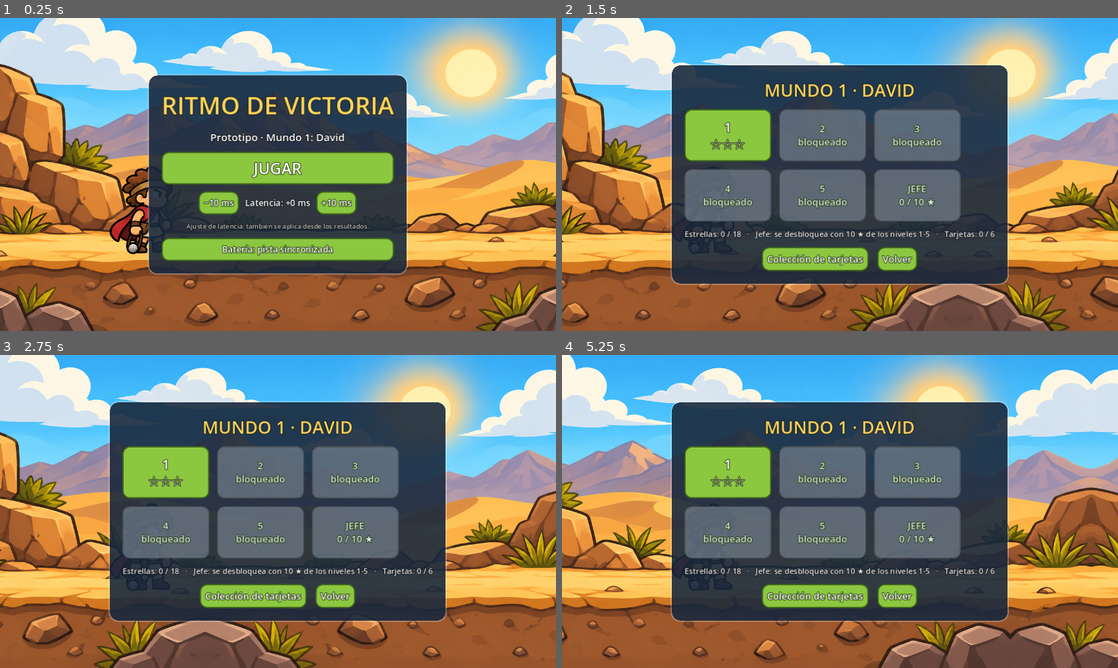
Above: before the commit, frames 1-4 (two rows, left to right).
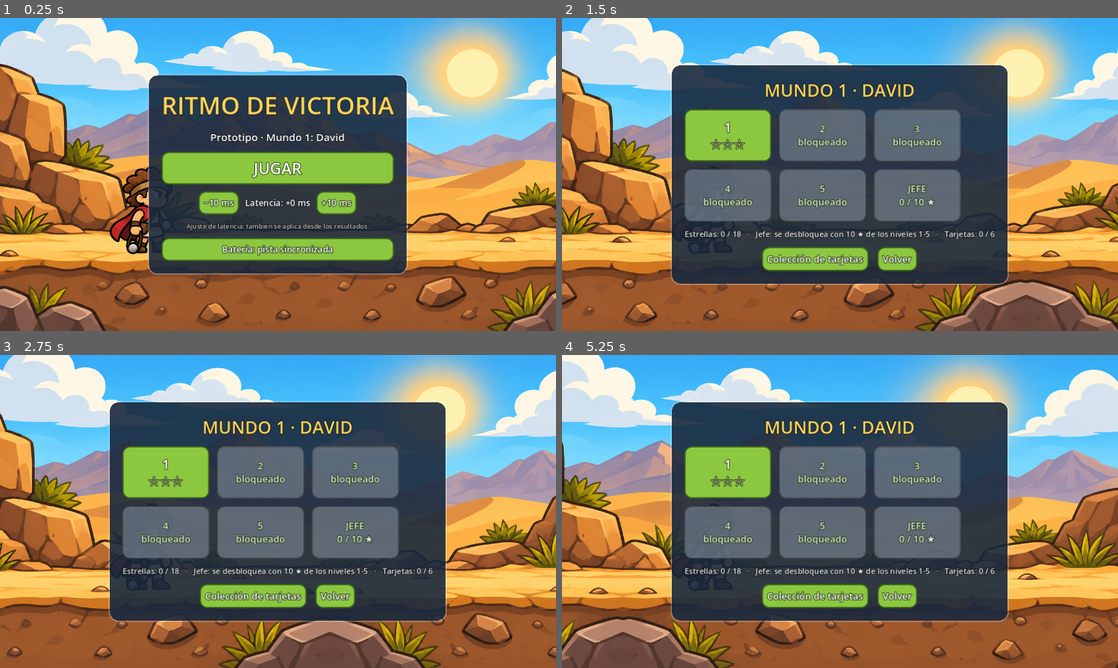
Above: after the commit, the same moments.

Repository: gusuavomagneto/ritmo_de_victoria
Game: Godot game, scene res://scenes/main.tscn
The game is run twice, just before and just after one commit, with the same random seed, the same clock (stepped at 60 frames per second) and the same inputs. Sound files missing from this copy of the repository are replaced by a short silence.
Inputs (mouse positions are in pixels of both pictures, inside the frame that each line leads up to):
- Up to frame 1 (0.25 s): no input
- Up to frame 2 (1.5 s): click "JUGAR" at 0.5 s; tap Enter at 1.25 s; move the mouse to (962, 158) at 1.27 s; hold Right from 1.28 s (still down); tap F at 1.35 s; click (962, 158) at 1.42 s
- Up to frame 3 (2.75 s): move the mouse to (166, 527) at 2.02 s; release Right at 2.03 s; hold Left from 2.03 s (still down); tap Z at 2.1 s
- Up to frame 4 (5.25 s): move the mouse to (895, 442) at 2.77 s; release Left at 2.78 s; hold Right 2.78-4.28 s; tap one key every 0.75 s from 2.85 s: J X P F; move the mouse to (812, 574) at 3.52 s; click (812, 574) at 3.67 s; move the mouse to (1006, 558) at 4.27 s; hold Left from 4.28 s (still down); move the mouse to (673, 464) at 5.02 s

The runs differ from the first frame. In frame 1, 9.5% of the frame differs, in the area x 0-100%, y 0-100%; in frame 2, 19%; in frame 3, 25%; in frame 4, 30%.

Commit message:
Sensación de golpe (referencia Audio Ninja): enemigos más lentos, salto de David, enemigo que vuela hacia atrás y destello de impacto
Co-Authored-By: Claude Opus 5.5 <noreply@anthropic.com>
Claude-Session: https://claude.ai/code/session_019rwNaevQ7PVLcZ7utPtNry

Diff:
--- a/scripts/main.gd
+++ b/scripts/main.gd
@@ -44,7 +44,7 @@
 const HIT_X := 440.0          # punto de choque con los enemigos
 const GROUND_Y := 545.0
 const CHAR_SCALE := 1.25
-const SPEED := 640.0          # px por segundo de los enemigos
+const SPEED := 450.0          # px por segundo de los enemigos (más lento: se lee la frase completa)
 const WIN_PERFECT := 0.05     # ± segundos
 const WIN_GOOD := 0.10
 const WIN_OK := 0.15
@@ -119,6 +119,8 @@
 var last_a := -10.0
 var last_b := -10.0
 var last_hit := -10.0
+var flashes: Array = []         # destellos de impacto
+const LEAP_TIME := 0.26         # duración del salto de David hacia el enemigo
 var last_kind_a := "cayado"     # animación del último toque al escudo de acero
 var last_throw_t := -10.0       # último lanzamiento de piedra (honda)
 var honda_spin_t := -10.0       # (reservado)
@@ -669,6 +671,7 @@
 	counts = {"Perfecto": 0, "Bien": 0, "Justo": 0, "Fallo": 0}
 	deltas.clear()
 	popups.clear()
+	flashes.clear()
 	stones.clear()
 	boss_hits = 0
 	goliath_state = "hidden"
@@ -913,6 +916,7 @@
 		_hit_sound(n, d, "golpe_jefe")
 	else:
 		last_hit = now
+		flashes.append({"t": now, "pos": Vector2(HIT_X + 45, GROUND_Y - 120), "big": res == "Perfecto"})
 		_hit_sound(n, d, "snare" if n.type == "A" else "kick")
 	if has_honda and n.type != "H" and res != "Justo":
 		honda_charge = mini(HONDA_CHARGE, honda_charge + 1)
@@ -1077,7 +1081,7 @@
 func _take_shot(tag: float) -> void:
 	await RenderingServer.frame_post_draw
 	var img := get_viewport().get_texture().get_image()
-	img.save_png("/tmp/shot_%d.png" % int(tag))
+	img.save_png("/tmp/shot_%d.png" % (int(tag) if tag >= 900.0 else int(round(tag * 100.0))))
 	print("shot ", tag)
 
 
@@ -1098,6 +1102,7 @@
 		_draw_thumb_buttons(vs)
 		_draw_hud(vs)
 		_draw_tutorial(vs)
+	_draw_flashes()
 	_draw_popups()
 	if celebrating:
 		_draw_celebration(vs)
@@ -1270,10 +1275,11 @@
 	var playing := state == State.PLAYING or state == State.PAUSED
 	var dash := 0.0
 	var age := now - last_hit
-	if playing and age >= 0.0 and age < 0.22:
-		dash = sin(age / 0.22 * PI)
+	if playing and age >= 0.0 and age < LEAP_TIME:
+		dash = sin(age / LEAP_TIME * PI)
 	var run := absf(sin(bg_time * 9.0 * PI)) if playing else 0.0
-	var pos := Vector2(HERO_X - 20 + dash * 70, GROUND_Y - dash * 30 - run * 6)
+	# salto hacia el enemigo: avanza y se eleva para encontrarlo en el aire
+	var pos := Vector2(HERO_X - 20 + dash * 115, GROUND_Y - dash * 85 - run * 6)
 	if celebrating:
 		var ph := fmod(bg_time - celebrate_start, JUMP_PERIOD) / (JUMP_PERIOD * 0.6)
 		if ph < 1.0:
@@ -1476,14 +1482,12 @@
 		if n.result == "Fallo":
 			draw_set_transform(Vector2(HERO_X - age * SPEED, GROUND_Y), 0, sc)
 			_draw_soldier(n.type, 1.0 - age, true, false, false, n.t * 0.37)
-		elif n.type == "A":
-			var hp := Vector2(HIT_X + 50 + age * 750, GROUND_Y - age * 700 + 1600 * age * age)
-			draw_set_transform(hp, age * 2.5, sc)
-			_draw_soldier("A", 1.0 - age, true, false, true, n.t * 0.37)
 		else:
-			var fp := Vector2(HIT_X + 50 + age * 950, GROUND_Y - age * 320 + 900 * age * age)
-			draw_set_transform(fp, -age * 3.0, sc)
-			_draw_soldier("B", 1.0 - age, false, false, true, n.t * 0.37)
+			# sale volando hacia atrás, por arriba del héroe, girando hacia la esquina superior izquierda
+			var side := 1.0 if n.type == "A" else 0.85
+			var fp := Vector2(HIT_X + 60 - age * 650 * side, GROUND_Y - 40 - age * 1100 + 900 * age * age)
+			draw_set_transform(fp, -age * 7.0, sc)
+			_draw_soldier(n.type, clampf(1.0 - (age - 0.55) / 0.35, 0, 1), n.type == "A", false, true, n.t * 0.37)
 		draw_set_transform(Vector2.ZERO)
 
 
@@ -1689,6 +1693,35 @@
 		_text(Vector2(0, 200), "¡Llegó GOLIAT!  Piedras doradas → escudo de ACERO", 36, Color(1, 0.85, 0.35), HORIZONTAL_ALIGNMENT_CENTER, vs.x)
 
 
+func _star(c: Vector2, r: float, rot: float, col: Color) -> void:
+	var pts := PackedVector2Array()
+	for k in 10:
+		var rr := r if k % 2 == 0 else r * 0.45
+		var a := rot + k * PI / 5.0 - PI / 2.0
+		pts.append(c + Vector2(cos(a), sin(a)) * rr)
+	draw_colored_polygon(pts, col)
+
+
+func _draw_flashes() -> void:
+	var i := flashes.size() - 1
+	while i >= 0:
+		var fl: Dictionary = flashes[i]
+		var age: float = now - fl.t
+		if age < 0.0 or age > 0.3:
+			flashes.remove_at(i)
+		else:
+			var k := age / 0.3
+			var a := 1.0 - k
+			var p: Vector2 = fl.pos
+			var big: bool = fl.big
+			draw_circle(p, 18 + k * (75 if big else 55), Color(1, 1, 1, 0.55 * a))
+			draw_circle(p, 10 + k * 25, Color(1, 1, 0.85, 0.9 * a))
+			for s in (6 if big else 4):
+				var ang := s * TAU / (6 if big else 4) + 0.4
+				_star(p + Vector2(cos(ang), sin(ang)) * (20 + k * 95), 11 * a + 3, age * 6.0, Color(1, 1, 1, a))
+		i -= 1
+
+
 func _draw_popups() -> void:
 	var i := popups.size() - 1
 	while i >= 0:
